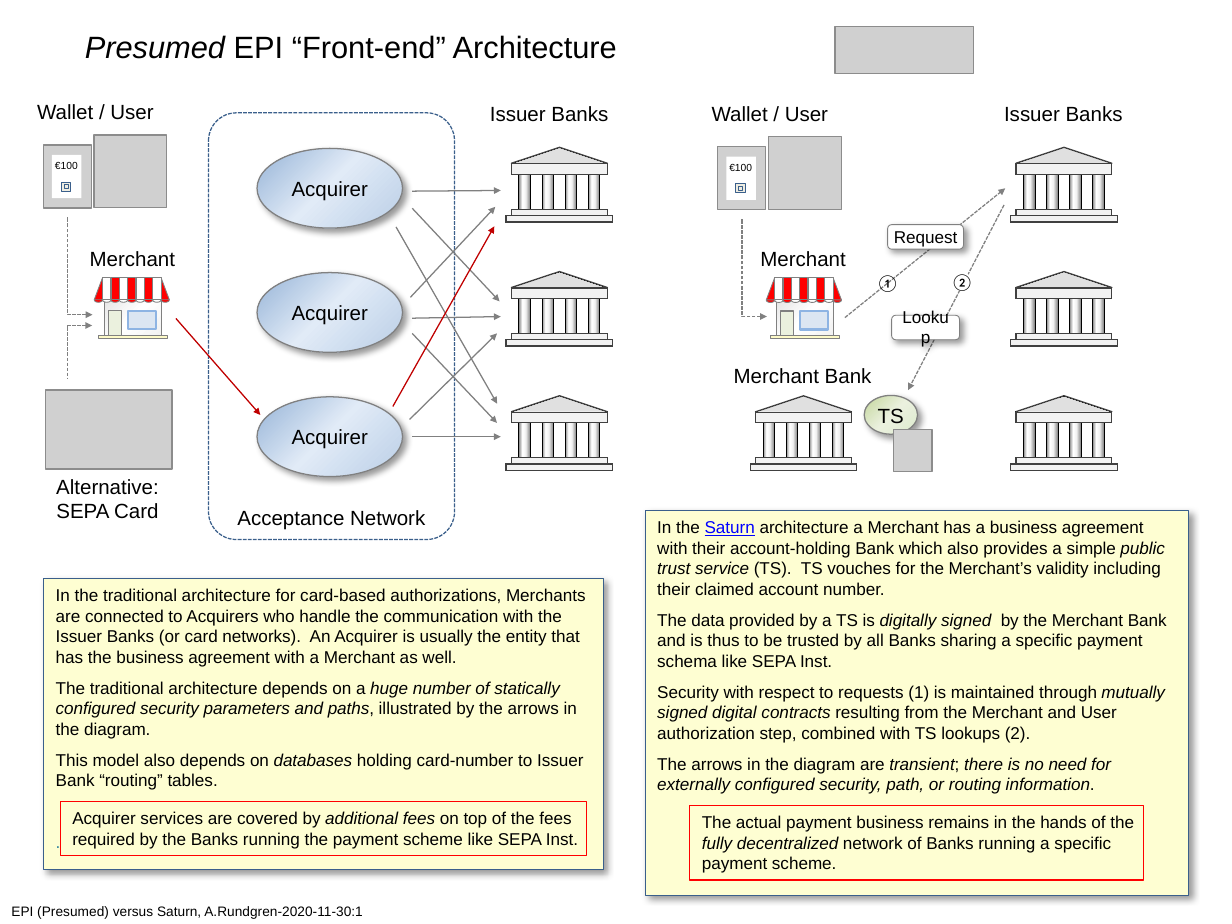
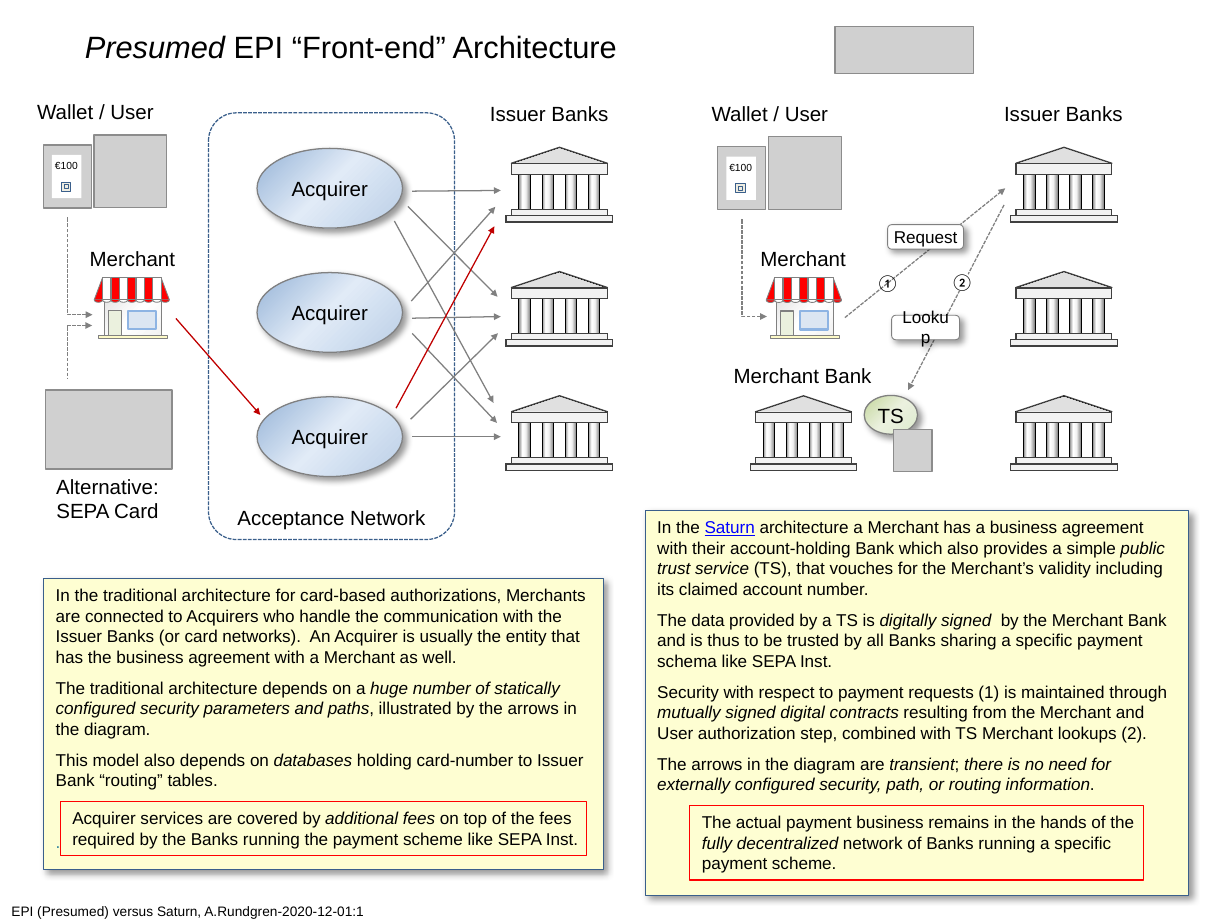
Before and after one commit to cyberphone/doc, a slide deck: slide 1 of saturn/epi(presumed)-vs-saturn.pptx. Drawn at 1232x924 pixels with LibreOffice and Linux fonts; fonts in the diff are those of the drawing; grey boxes stand for pictures. Boxes give left, top, right and bottom in pixels: in the first picture for what was removed or moved away, otherwise in the second. Text is boxed around its words. In the diff, an @@ line names an element or a change of style, - is before the commit and + after.

```diff
--- a/saturn/epi(presumed)-vs-saturn.pptx
+++ b/saturn/epi(presumed)-vs-saturn.pptx
@@ arrow moved from (413, 208) - (500, 302) to (408, 207) - (498, 297) @@
@@ arrow moved from (410, 297) - (495, 207) to (411, 301) - (495, 207) @@
@@ arrow moved from (395, 227) - (498, 404) to (394, 221) - (494, 403) @@
@@ text in rectangle at [657, 520, 1165, 595]: text changed @@
-In the Saturn architecture a Merchant has a business agreement with their account-holding Bank which also provides a simple public trust service (TS). TS vouches for the Merchant’s validity including their claimed account number.
+In the Saturn architecture a Merchant has a business agreement with their account-holding Bank which also provides a simple public trust service (TS), that vouches for the Merchant’s validity including its claimed account number.
@@ text in rectangle at [657, 685, 1167, 743]: text changed @@
-Security with respect to requests (1) is maintained through mutually signed digital contracts resulting from the Merchant and User authorization step, combined with TS lookups (2).
+Security with respect to payment requests (1) is maintained through mutually signed digital contracts resulting from the Merchant and User authorization step, combined with TS Merchant lookups (2).
@@ text at [11, 906, 363, 919]: text changed @@
-EPI (Presumed) versus Saturn, A.Rundgren-2020-11-30:1
+EPI (Presumed) versus Saturn, A.Rundgren-2020-12-01:1
```
Also in this commit, not shown: 1 other file.
